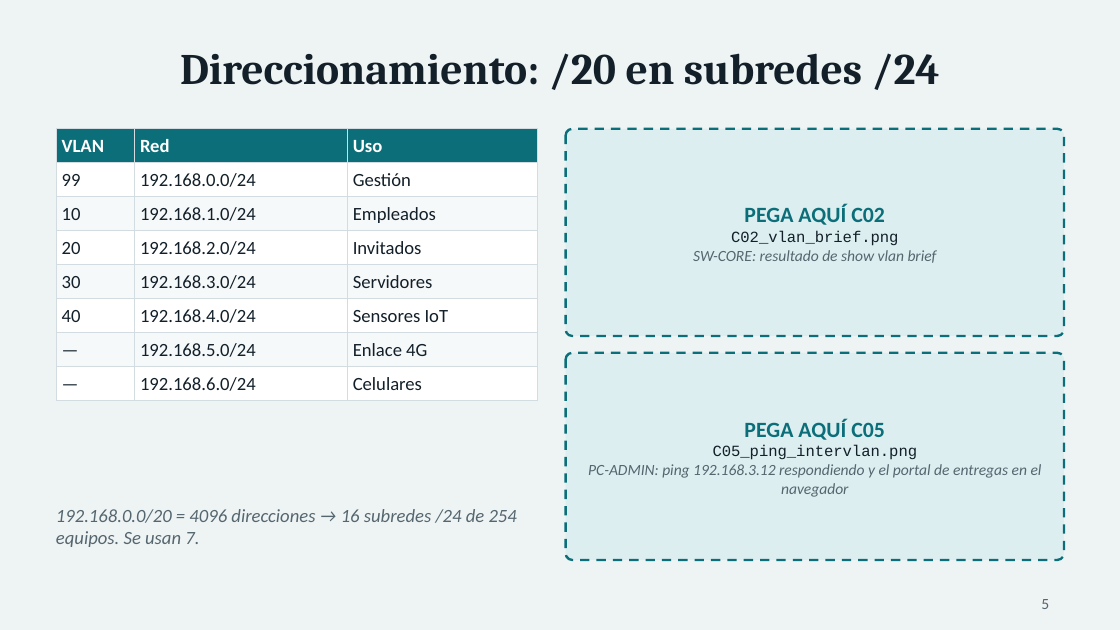
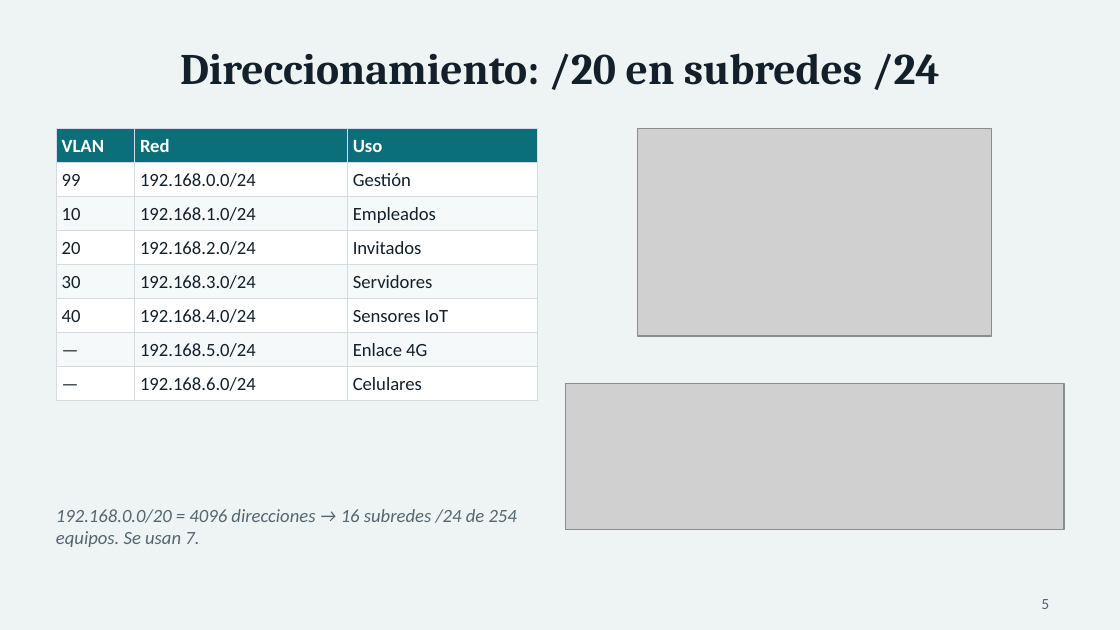
Before and after one commit to USX22/inalambricreds2, a slide deck: slide 5 of entregables/Presentacion_InnovaLogistics.pptx. Drawn at 1120x630 pixels with LibreOffice and Linux fonts; fonts in the diff are those of the drawing; grey boxes stand for pictures. Boxes give left, top, right and bottom in pixels: in the first picture for what was removed or moved away, otherwise in the second. Text is boxed around its words. In the diff, an @@ line names an element or a change of style, - is before the commit and + after.

```diff
--- a/entregables/Presentacion_InnovaLogistics.pptx
+++ b/entregables/Presentacion_InnovaLogistics.pptx
@@ rounded rectangle removed at [566, 129, 1064, 336] @@
@@ picture added at [638, 129, 992, 336] @@
@@ text removed at [693, 204, 937, 263] @@
-PEGA AQUÍ C02
-C02_vlan_brief.png
-SW-CORE: resultado de show vlan brief
@@ rounded rectangle removed at [566, 353, 1064, 560] @@
@@ picture added at [566, 383, 1064, 530] @@
@@ text removed at [588, 418, 1042, 497] @@
-PEGA AQUÍ C05
-C05_ping_intervlan.png
-PC-ADMIN: ping 192.168.3.12 respondiendo y el portal de entregas en el navegador
```
Also in this commit, not shown: 3 other slides changed, 15 other files.
